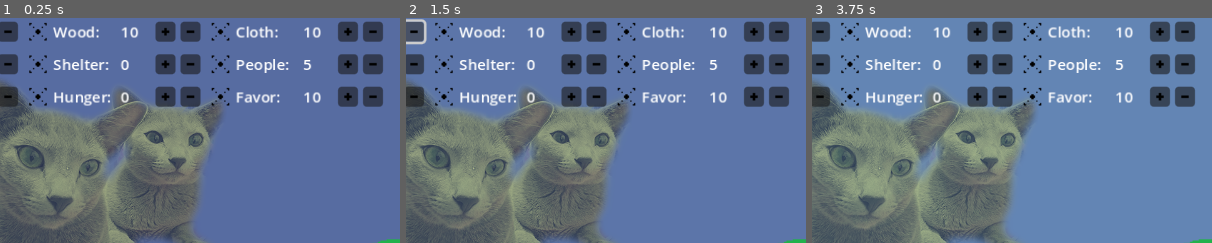
Above: before the commit, frames 1-3 (left to right).
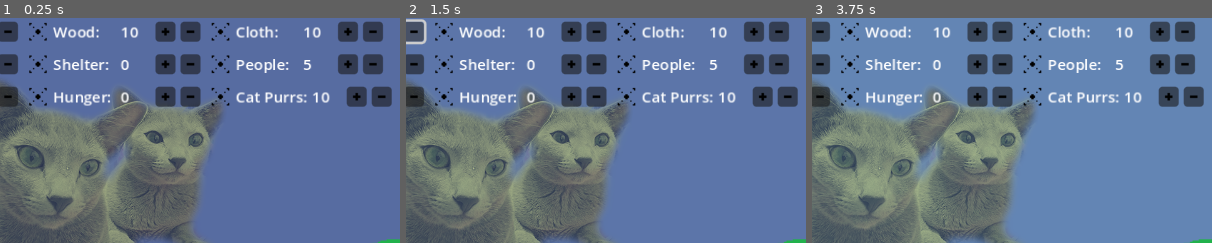
Above: after the commit, the same moments.

Repository: PlayDieRepeat/gmtk_2024
Game: Godot game, scene res://scenes/levels/level1.tscn
Two runs of this game, one before a commit and one after it. Both use one fixed random seed, a clock stepped at 60 frames per second and the inputs below. This scene is started directly instead of the project's main scene. Sound files missing from this copy of the repository are replaced by a short silence.
Inputs (mouse positions are % of the whole screen's width and height, from its top left):
- Up to frame 1 (0.25 s): no input
- Up to frame 2 (1.5 s): click (33, 3) at 0.52 s; click (36, 3) at 1.27 s
- Up to frame 3 (3.75 s): click (33, 3) at 2.02 s; click (36, 3) at 2.77 s; click (33, 3) at 3.52 s
The pictures show only the part of the screen within x 35-85%, y 0-50%; the shares and areas given below are measured in that part.

The runs differ from the first frame. In frame 1, 1.4% of the frame differs, in the area x 59-98%, y 30-40%; in frame 2, 1.5%; in frame 3, 1.5%.
Error in both runs: Assertion failed: There was a problem trying to make a directory!! (res://scripts/_autoloads/elephant.gd:50)

Commit message:
PR Latest Changes Requested
changes to God and Favor tracking

Diff:
--- a/resources/constants/save_constants.tres
+++ b/resources/constants/save_constants.tres
@@ -1,6 +1,6 @@
 [gd_resource type="Resource" script_class="RSaveGame" load_steps=2 format=3 uid="uid://wjtrwnrcig01"]
 
-[ext_resource type="Script" path="res://scripts/_resources/r_game_save.gd" id="1_s086h"]
+[ext_resource type="Script" path="res://scripts/_resources/r_save_constants.gd" id="1_s086h"]
 
 [resource]
 script = ExtResource("1_s086h")
--- /dev/null
+++ b/resources/gods/favor_rewards/cat_favor_cap.tres
@@ -0,0 +1,9 @@
+[gd_resource type="Resource" script_class="RMaterialStack" load_steps=3 format=3 uid="uid://cf6oflm5c8rf1"]
+
+[ext_resource type="Script" path="res://scripts/_resources/r_material_stack.gd" id="1_hvam5"]
+[ext_resource type="Resource" uid="uid://r05m2n5w07kb" path="res://resources/materials/cat_favor.tres" id="2_cro17"]
+
+[resource]
+script = ExtResource("1_hvam5")
+stacked_material = ExtResource("2_cro17")
+stack_count = 10
--- /dev/null
+++ b/resources/gods/favor_rewards/cat_favor_rewards.tres
@@ -0,0 +1,12 @@
+[gd_resource type="Resource" script_class="RFavorRewards" load_steps=3 format=3 uid="uid://0ih6kq47hawg"]
+
+[ext_resource type="Resource" uid="uid://r05m2n5w07kb" path="res://resources/materials/cat_favor.tres" id="1_7ucqq"]
+[ext_resource type="Script" path="res://scripts/_resources/r_favor_rewards.gd" id="1_ash6i"]
+
+[resource]
+script = ExtResource("1_ash6i")
+favor_material = ExtResource("1_7ucqq")
+favor_low_reward_amt = 5
+favor_mid_reward_amt = 10
+favor_high_reward_amt = 15
+favor_awarded_cap = 100
--- /dev/null
+++ b/resources/gods/favor_rewards/crow_favor_cap.tres
@@ -0,0 +1,9 @@
+[gd_resource type="Resource" script_class="RMaterialStack" load_steps=3 format=3 uid="uid://dvf4dvw5yys35"]
+
+[ext_resource type="Script" path="res://scripts/_resources/r_material_stack.gd" id="1_yvb6p"]
+[ext_resource type="Resource" uid="uid://b7uqljvjo8qsl" path="res://resources/materials/crow_favor.tres" id="2_bdjnx"]
+
+[resource]
+script = ExtResource("1_yvb6p")
+stacked_material = ExtResource("2_bdjnx")
+stack_count = 12
--- /dev/null
+++ b/resources/gods/favor_rewards/pig_favor_cap.tres
@@ -0,0 +1,9 @@
+[gd_resource type="Resource" script_class="RMaterialStack" load_steps=3 format=3 uid="uid://c6jc6t2c44lfg"]
+
+[ext_resource type="Script" path="res://scripts/_resources/r_material_stack.gd" id="1_dw80o"]
+[ext_resource type="Resource" uid="uid://v7hly1ajtn3c" path="res://resources/materials/pig_favor.tres" id="2_u7rw3"]
+
+[resource]
+script = ExtResource("1_dw80o")
+stacked_material = ExtResource("2_u7rw3")
+stack_count = 15
--- /dev/null
+++ b/resources/materials/cat_favor.tres
@@ -0,0 +1,8 @@
+[gd_resource type="Resource" script_class="RMaterial" load_steps=2 format=3 uid="uid://r05m2n5w07kb"]
+
+[ext_resource type="Script" path="res://scripts/_resources/r_material.gd" id="1_ct4bg"]
+
+[resource]
+script = ExtResource("1_ct4bg")
+id = "cat_favor"
+display_name = "Cat Purrs"
--- /dev/null
+++ b/resources/materials/crow_favor.tres
@@ -0,0 +1,8 @@
+[gd_resource type="Resource" script_class="RMaterial" load_steps=2 format=3 uid="uid://b7uqljvjo8qsl"]
+
+[ext_resource type="Script" path="res://scripts/_resources/r_material.gd" id="1_wbl2c"]
+
+[resource]
+script = ExtResource("1_wbl2c")
+id = "crow_favor"
+display_name = "TrinketFavor"
--- a/resources/materials/favor.tres
+++ /dev/null
@@ -1,8 +0,0 @@
-[gd_resource type="Resource" script_class="RMaterial" load_steps=2 format=3 uid="uid://r05m2n5w07kb"]
-
-[ext_resource type="Script" path="res://scripts/_resources/r_material.gd" id="1_7hii7"]
-
-[resource]
-script = ExtResource("1_7hii7")
-id = "favor"
-display_name = "Favor"
--- /dev/null
+++ b/resources/materials/pig_favor.tres
@@ -0,0 +1,8 @@
+[gd_resource type="Resource" script_class="RMaterial" load_steps=2 format=3 uid="uid://v7hly1ajtn3c"]
+
+[ext_resource type="Script" path="res://scripts/_resources/r_material.gd" id="1_s81ql"]
+
+[resource]
+script = ExtResource("1_s81ql")
+id = "pig_favor"
+display_name = "Abundance"
--- a/resources/scenarios/testing.tres
+++ b/resources/scenarios/testing.tres
@@ -3,7 +3,7 @@
 [ext_resource type="Script" path="res://scripts/_resources/r_scenario_values.gd" id="1_l6fbw"]
 [ext_resource type="Script" path="res://scripts/_resources/r_material_stack.gd" id="2_0t84c"]
 [ext_resource type="Resource" uid="uid://3kpa276sseob" path="res://resources/materials/cloth.tres" id="3_clc7g"]
-[ext_resource type="Resource" uid="uid://r05m2n5w07kb" path="res://resources/materials/favor.tres" id="4_6jq5r"]
+[ext_resource type="Resource" uid="uid://r05m2n5w07kb" path="res://resources/materials/cat_favor.tres" id="4_6jq5r"]
 [ext_resource type="Resource" uid="uid://bv37ojbxge7uo" path="res://resources/materials/food.tres" id="5_af4n4"]
 [ext_resource type="Resource" uid="uid://cdsmuncw6nplf" path="res://resources/materials/fulfillment.tres" id="6_etgff"]
 [ext_resource type="Resource" uid="uid://d2ukj2ro02jds" path="res://resources/materials/housing.tres" id="7_deggw"]
--- a/scenes/gods/god.tscn
+++ b/scenes/gods/god.tscn
@@ -3,6 +3,6 @@
 [ext_resource type="Script" path="res://scripts/gods/god.gd" id="1_adyte"]
 [ext_resource type="Resource" uid="uid://cm0a8vlbhldmn" path="res://resources/gods/pig_god.tres" id="2_jelpa"]
 
-[node name="God" type="Node2D"]
+[node name="God" type="Node"]
 script = ExtResource("1_adyte")
 god_data = ExtResource("2_jelpa")
--- a/scripts/_autoloads/elephant.gd
+++ b/scripts/_autoloads/elephant.gd
@@ -6,7 +6,7 @@
 ## This scene will check and retain pertinent system and platform info.
 ## It will also help save and load stuff from disk. It might also be the logger
 ## module, but that is a lot of things.
-@export var save_game_constants: RSaveGame
+@export var save_game_constants: RSaveConstants
 var platform_name:= ""
 var is_debug_build:= false
 var save_time: Dictionary
--- a/scripts/_autoloads/scenester.gd
+++ b/scripts/_autoloads/scenester.gd
@@ -14,7 +14,6 @@
 @export var reconnect_rscene: RScene
 @export var initial_rscene: RScene
 @export var should_load_initial_alt: bool = false
-@export var pause_menu: PackedScene = null
 var current_scene_id := ""
 var current_scene: Node = null
 var game_scene_id := ""
--- /dev/null
+++ b/scripts/_resources/r_favor_rewards.gd
@@ -0,0 +1,15 @@
+extends Resource
+class_name RFavorRewards
+
+@export var favor_material: RMaterial
+@export var favor_low_reward_amt := 0
+@export var favor_mid_reward_amt := 0
+@export var favor_high_reward_amt := 0
+@export var favor_awarded_cap := 0
+
+func _init(p_favor_material: RMaterial = null, p_favor_low_reward_amt := 0,
+			p_favor_mid_reward_amt := 0, p_favor_high_reward_amt := 0) -> void:
+	favor_material = p_favor_material
+	favor_low_reward_amt = p_favor_low_reward_amt
+	favor_mid_reward_amt = p_favor_mid_reward_amt
+	favor_high_reward_amt = p_favor_high_reward_amt
--- a/scripts/_resources/r_god.gd
+++ b/scripts/_resources/r_god.gd
@@ -4,11 +4,9 @@
 @export var image: Texture2D = null
 @export var passive: String = ""
 @export var tithe: RTithe = null
-@export var favor_cap: int = 0
 
 func _init(p_image: Texture2D = null, p_passive: String = "",
 p_tithe: RTithe = null, p_favor_cap: int = 0) -> void:
 	image = p_image
 	passive = p_passive
 	tithe = p_tithe
-	favor_cap = p_favor_cap
--- a/scripts/_resources/r_game_save.gd
+++ b/scripts/_resources/r_save_constants.gd
@@ -1,5 +1,5 @@
 extends Resource
-class_name RSaveGame
+class_name RSaveConstants
 
 @export var save_game_dir_path := ""
 @export var save_config_dir_path := ""
--- a/scripts/_resources/r_tithe.gd
+++ b/scripts/_resources/r_tithe.gd
@@ -1,7 +1,10 @@
-extends RMaterialStack
-
+extends Resource
 class_name RTithe
 
+@export var tithe_material: RMaterial
+@export var tithe_lower_threshold := 0
+@export var tithe_middle_threshold := 0
+@export var tithe_upper_threshold := 0
 @export var favor_per_tithe_min: int = 0
 @export var favor_per_tithe_mid: int = 0
 @export var favor_per_tithe_max: int = 0
--- a/scripts/gods/god.gd
+++ b/scripts/gods/god.gd
@@ -1,5 +1,5 @@
 class_name God
-extends Node2D
+extends Node
 
 signal favor_has_changed(favor: int)
 signal favor_cap_reached
--- a/scripts/systems/loading_screen.gd
+++ b/scripts/systems/loading_screen.gd
@@ -1,4 +1,5 @@
 extends CanvasLayer
+class_name LoadingScreen
 
 signal loading_screen_has_full_coverage
 signal loading_outro_finished
